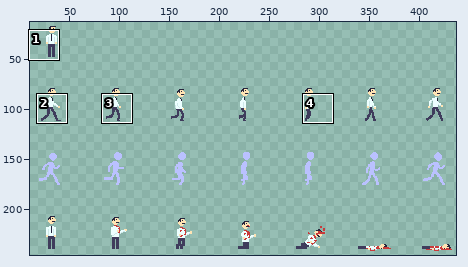
A sprite sheet gets an edit: assets/officeSheet.png. The first picture is a wide view before the edit; the outline marks the close-up.
Close-up. Before:
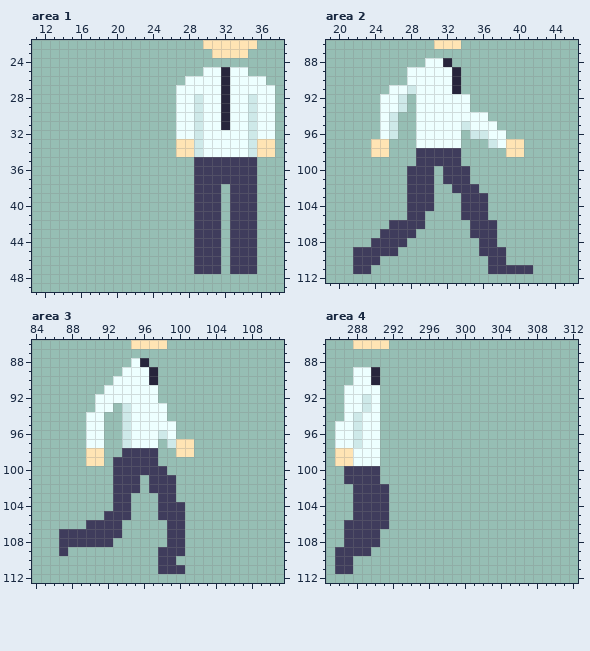
The file is 448x256 pixels. Shown: area 1: x 11..38, y 22..49; area 2: x 19..46, y 86..112; area 3: x 84..111, y 86..112; area 4: x 285..312, y 86..112. The wide view leaves out empty margins. The commit also changed other parts of the picture, which this record leaves out.
And afterwards:
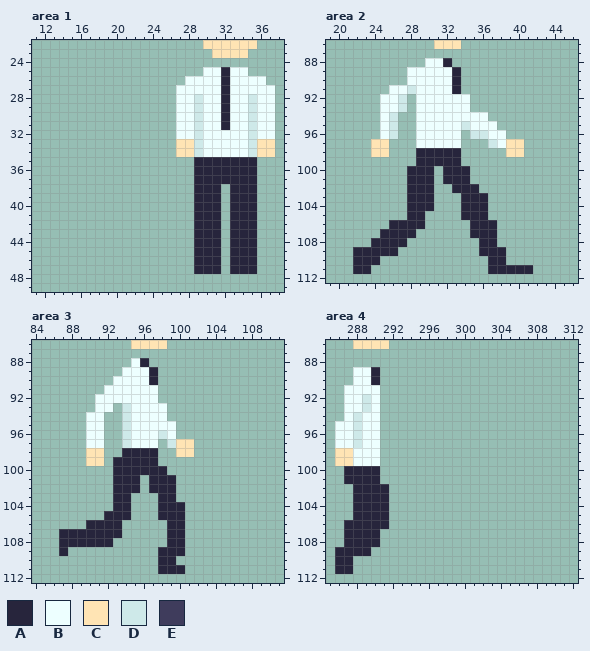
Palette (. is transparent): A #27253c  B #edffff  C #ffe4b4  D #cee9e9  E #3f3c5c
Changes in this commit:
--- area 1
@@ x 27..37 @@
 34 CCDBBBBBDCC
-35 ..EEEEEEE..
-36 ..EEEEEEE..
-37 ..EEEEEEE..
-38 ..EEE.EEE..
-39 ..EEE.EEE..
-40 ..EEE.EEE..
-41 ..EEE.EEE..
-42 ..EEE.EEE..
-43 ..EEE.EEE..
-44 ..EEE.EEE..
-45 ..EEE.EEE..
-46 ..EEE.EEE..
-47 ..EEE.EEE..
+35 ..AAAAAAA..
+36 ..AAAAAAA..
+37 ..AAAAAAA..
+38 ..AAA.AAA..
+39 ..AAA.AAA..
+40 ..AAA.AAA..
+41 ..AAA.AAA..
+42 ..AAA.AAA..
+43 ..AAA.AAA..
+44 ..AAA.AAA..
+45 ..AAA.AAA..
+46 ..AAA.AAA..
+47 ..AAA.AAA..
 48 ...........
--- area 2
@@ x 19..46 @@
  97 .....CC...BBBBB...DBCC......
- 98 .....CC...EEEEE.....CC......
- 99 ..........EEEEE.............
-100 .........EEE.EEE............
-101 .........EEE.EEE............
-102 .........EEE..EEE...........
-103 .........EEE...EEE..........
-104 .........EEE...EEE..........
-105 .........EE....EEE..........
-106 .......EEEE.....EEE.........
-107 ......EEEE......EEE.........
-108 .....EEEE........EE.........
-109 ...EEEEE.........EEE........
-110 ...EEE............EE........
-111 ...EE.............EEEEE.....
+ 98 .....CC...AAAAA.....CC......
+ 99 ..........AAAAA.............
+100 .........AAA.AAA............
+101 .........AAA.AAA............
+102 .........AAA..AAA...........
+103 .........AAA...AAA..........
+104 .........AAA...AAA..........
+105 .........AA....AAA..........
+106 .......AAAA.....AAA.........
+107 ......AAAA......AAA.........
+108 .....AAAA........AA.........
+109 ...AAAAA.........AAA........
+110 ...AAA............AA........
+111 ...AA.............AAAAA.....
 112 ............................
--- area 3
@@ x 85..102 @@
  97 .....BB..DBBB.DCC.
- 98 .....CC..EEEE..CC.
- 99 .....CC.EEEEE.....
-100 ........EEEEEE....
-101 ........EEE.EEE...
-102 ........EEE.EEE...
-103 ........EE...EE...
-104 ........EE...EEE..
-105 .......EEE...EEE..
-106 .....EEEE.....EE..
-107 ..EEEEEEE.....EE..
-108 ..EEEEEE......EE..
-109 ..E..........EEE..
-110 .............EE...
-111 .............EEE..
+ 98 .....CC..AAAA..CC.
+ 99 .....CC.AAAAA.....
+100 ........AAAAAA....
+101 ........AAA.AAA...
+102 ........AAA.AAA...
+103 ........AA...AA...
+104 ........AA...AAA..
+105 .......AAA...AAA..
+106 .....AAAA.....AA..
+107 ..AAAAAAA.....AA..
+108 ..AAAAAA......AA..
+109 ..A..........AAA..
+110 .............AA...
+111 .............AAA..
 112 ..................
--- area 4
@@ x 285..293 @@
  99 .CCBBB...
-100 ..EEEE...
-101 ..EEEE...
-102 ...EEEE..
-103 ...EEEE..
-104 ...EEEE..
-105 ...EEEE..
-106 ..EEEEE..
-107 ..EEEE...
-108 ..EEEE...
-109 .EEEE....
-110 .EE......
-111 .EE......
+100 ..AAAA...
+101 ..AAAA...
+102 ...AAAA..
+103 ...AAAA..
+104 ...AAAA..
+105 ...AAAA..
+106 ..AAAAA..
+107 ..AAAA...
+108 ..AAAA...
+109 .AAAA....
+110 .AA......
+111 .AA......
 112 .........
